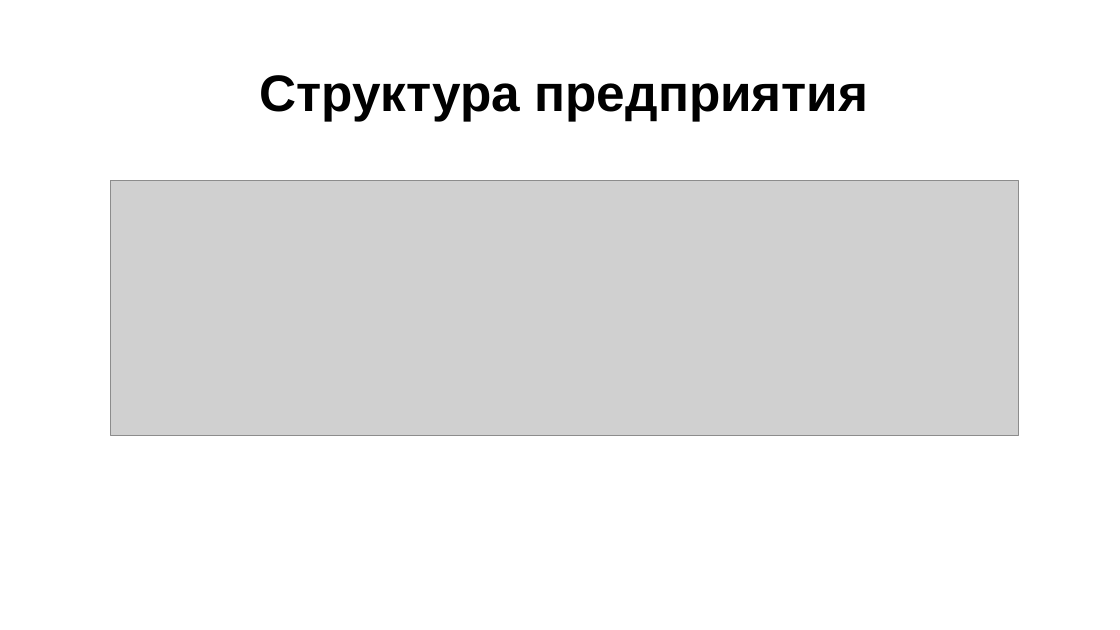
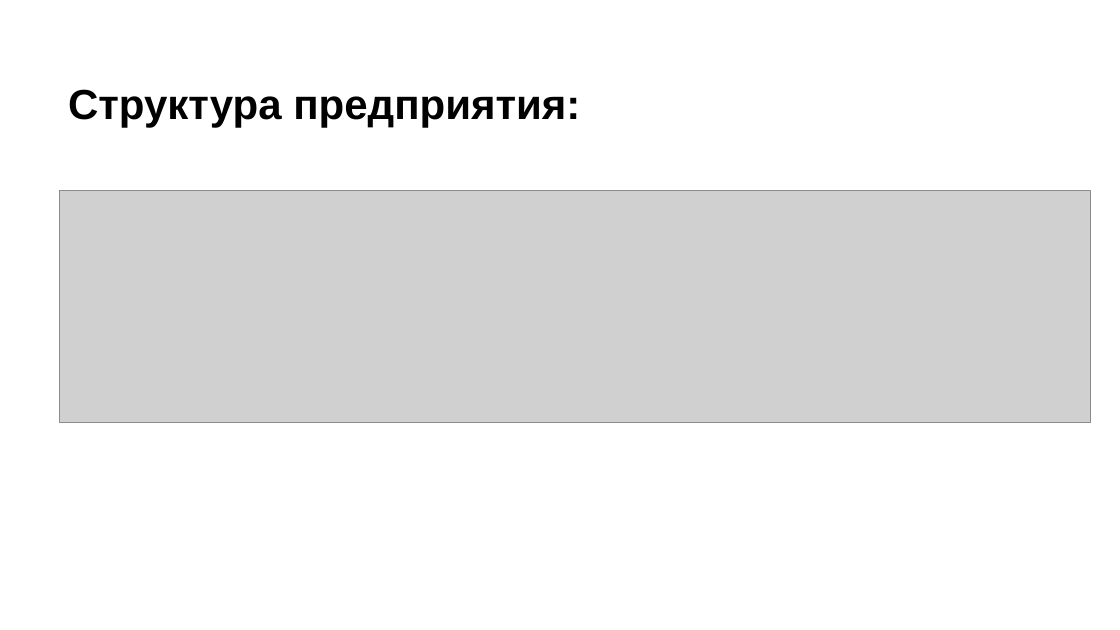
Before and after one commit to dsyt17/works, a slide deck: slide 6 of Отчет по практике/Отчет Гончаров.pptx (slide 3 before the commit). Drawn at 1120x630 pixels with LibreOffice and Linux fonts; fonts in the diff are those of the drawing; grey boxes stand for pictures. Boxes give left, top, right and bottom in pixels: in the first picture for what was removed or moved away, otherwise in the second. Text is boxed around its words. In the diff, an @@ line names an element or a change of style, - is before the commit and + after.

```diff
--- a/Отчет по практике/Отчет Гончаров.pptx
+++ b/Отчет по практике/Отчет Гончаров.pptx
@@ text "Структура предприятия:" at box(68, 89, 580, 127): vertical alignment middle to top @@
@@ text at box(68, 89, 580, 127): text changed; size 44 to 36 pt @@
-Структура предприятия
+Структура предприятия:
@@ picture: place and size @@
-picture at box(110, 181, 1018, 435)
+picture at box(60, 191, 1091, 423)
```
Also in this commit, not shown: 2 other slides changed, 8 slides added, 7 slides removed.
